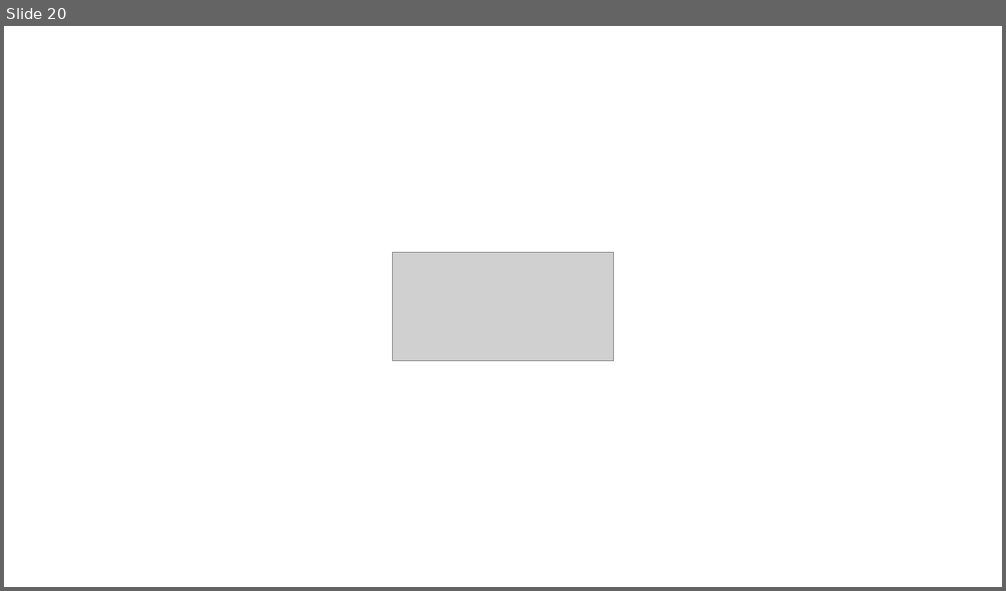
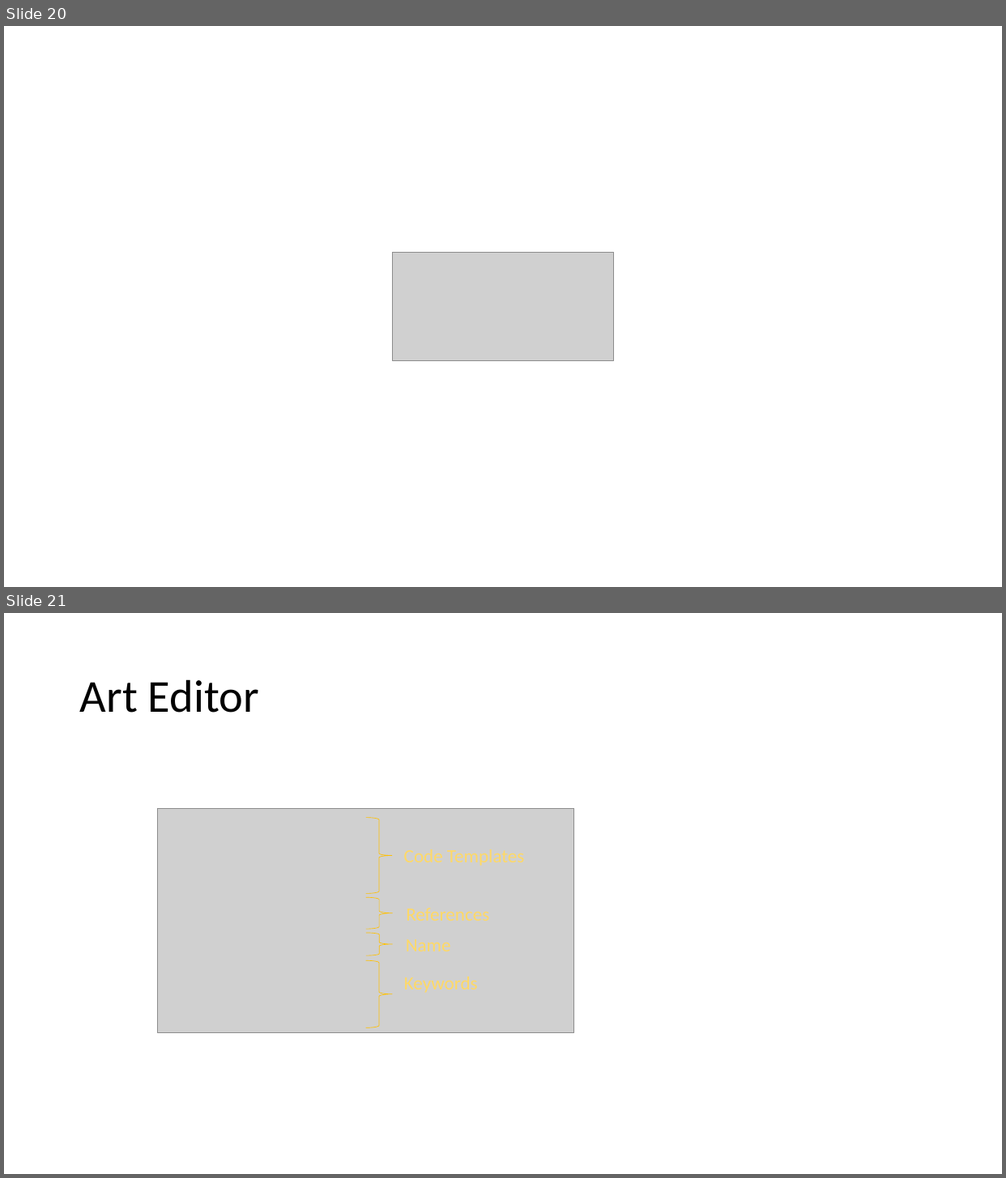
Before and after one commit to secure-dev-ops/code-realtime, a slide deck: illustrations.pptx. Shown one above the other, each under a label of ours: slide 20 before the commit, slides 20 and 21 after it. The pictures are 1006x591 and 1006x1178 pixels, drawn with LibreOffice and Linux fonts; fonts in the diff are those of the drawing; grey boxes stand for pictures. Boxes give left, top, right and bottom in pixels: in the first picture for what was removed or moved away, otherwise in the second. Text is boxed around its words. In the diff, an @@ line names an element or a change of style, - is before the commit and + after.

```diff
--- a/illustrations.pptx
+++ b/illustrations.pptx
@@ slide 21 added at bbox=[4, 613, 1002, 1174], background #FFFFFF @@
@@ title added at bbox=[80, 679, 259, 713], 44 pt, text #000000 @@
+Art Editor
@@ picture added at bbox=[157, 808, 573, 1033] @@
@@ right brace added at bbox=[366, 817, 393, 894], outline #FFC000 0.5 pt @@
@@ right brace added at bbox=[366, 897, 393, 929], outline #FFC000 0.5 pt @@
@@ right brace added at bbox=[366, 933, 393, 956], outline #FFC000 0.5 pt @@
@@ right brace added at bbox=[365, 961, 392, 1029], outline #FFC000 0.5 pt @@
```
Also in this commit, not shown: 9 other files.
